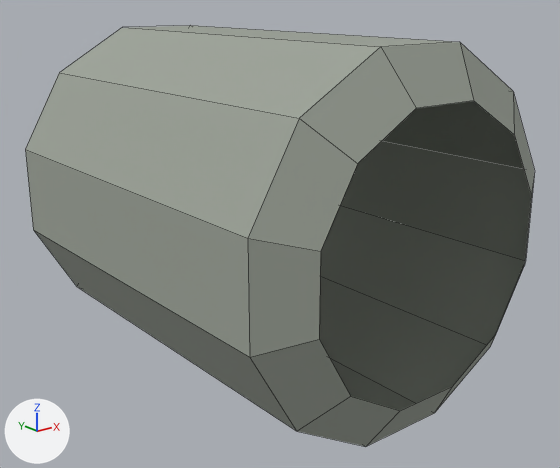
The OBJ model assets/models/equipment/tianhe_tr26v_reactor/LOD2/th_cryostat.obj: old version first, new version second.
One viewpoint serves both versions: a 50 mm camera at (-3.21, -4.2, 1.42) aimed at (0.05, -0.12, -0.21). Every picture has the same lights, and +X, +Y and +Z are marked at lower left. The picture after the commit comes second. Mesh edges are drawn as thin lines. Where no turn or scale is listed for an object, it has been applied to the vertices. Vertices at exactly the same position are counted once.

Before the edit, the objects in view are built like this:
```python
me_th_cryostat = bpy.data.meshes.new('th_cryostat')
me_th_cryostat.from_pydata(...)  # 48 vertices, 36 faces; spans x -1.15..1.15, y -1.56..1.56, z -1.15..1.15
me_th_cryostat.materials.append(mat_eq_th_steel)  # grey #9ba297
ob_th_cryostat = bpy.data.objects.new('th_cryostat', me_th_cryostat)
ob_th_cryostat.location = (0.0, 0.0, 0.0)
```
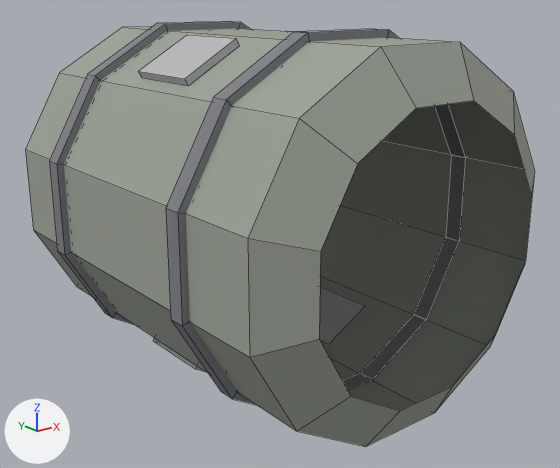
What the commit changed:
Material 'eq_metal_band' (mat_eq_metal_band) is new.
Its base color is (0.2, 0.21, 0.23) (grey #7c7e84).
Its roughness is 0.717.
Material 'eq_metal_panel' (mat_eq_metal_panel) is new.
Its base color is (0.47, 0.48, 0.49) (grey #b6b8ba).
Its roughness is 0.8.
me_th_cryostat is used by ob_th_cryostat; location (0.0, 0.0, 0.0).
me_th_cryostat had 48 vertices, 36 faces and spanned x -1.15..1.15, y -1.56..1.56, z -1.15..1.15.
me_th_cryostat now has 176 vertices, 156 faces and spans x -1.2..1.2, y -1.56..1.56, z -1.2..1.2.
me_th_cryostat part 1: a new loose piece of 48 vertices spanning x -1.2..1.2, y 0.7..0.83, z -1.2..1.2, in mat_eq_metal_band (grey #7c7e84).
me_th_cryostat part 2: a new loose piece of 48 vertices spanning x -1.2..1.2, y -0.83..-0.7, z -1.2..1.2, in mat_eq_metal_band (grey #7c7e84).
Part 3, on me_th_cryostat:
16 vertices are added at x -0.79..0.79, y -0.28, z -1.15..1.15.
16 new vertices lie (0.0, 0.56, 0.0) away from vertices in x -0.79..0.79, y -0.28, z -1.15..1.15.
24 new faces join them, mat_eq_metal_panel (grey #b6b8ba).
me_th_cryostat gains material mat_eq_metal_band (grey #7c7e84).
me_th_cryostat gains material mat_eq_metal_panel (grey #b6b8ba).

Where the change shows, as pixel boxes (x1, y1, x2, y2) in the pictures (560 x 468 px):
'th_cryostat', reshaped
    before: (25, 26, 535, 447)
    after: (25, 21, 535, 447)
part 1 of me_th_cryostat, added
    after: (49, 21, 249, 324)
part 2 of me_th_cryostat, added
    after: (166, 29, 466, 405)
part 3 of me_th_cryostat, added
    after: (139, 31, 365, 372)
